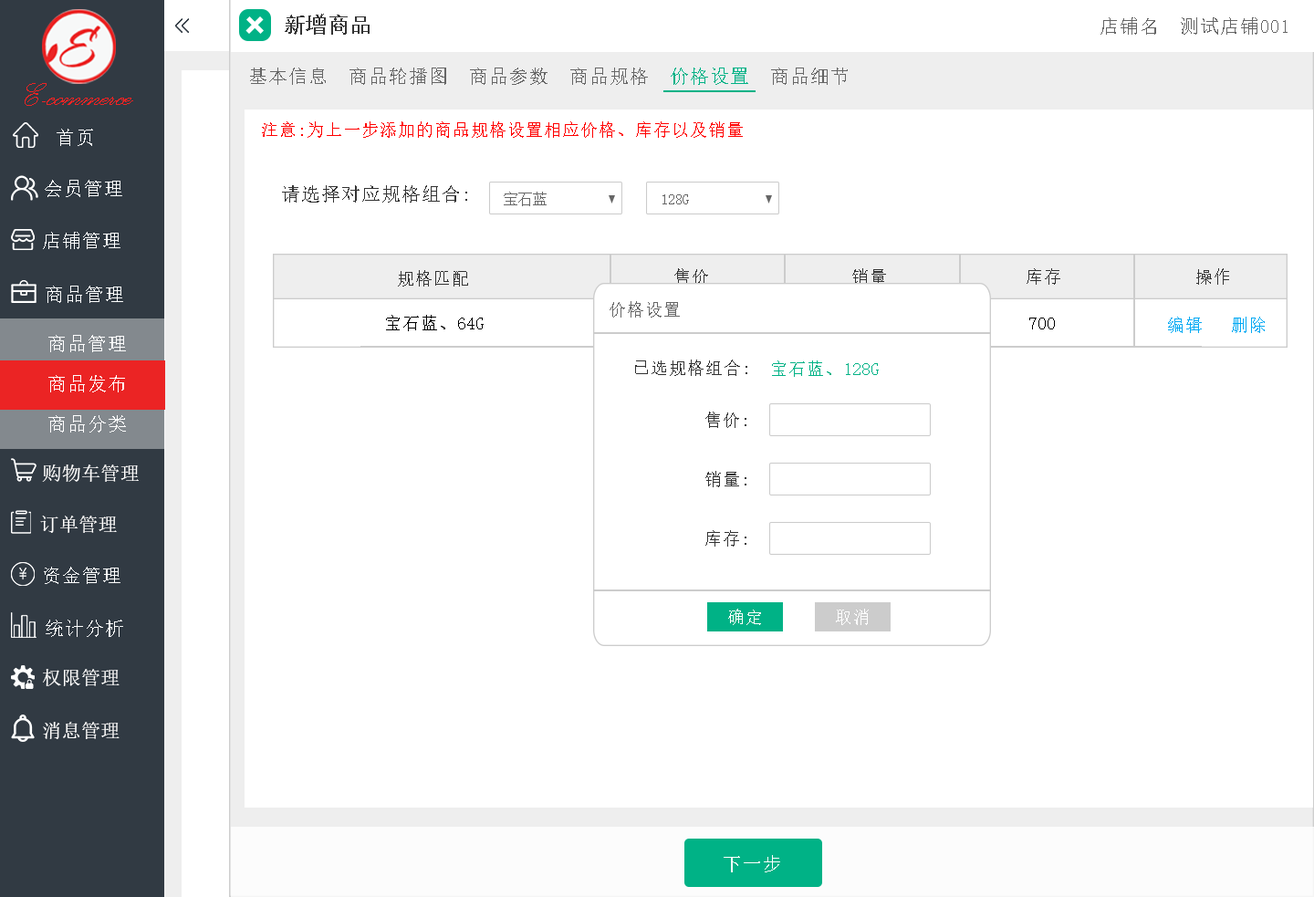
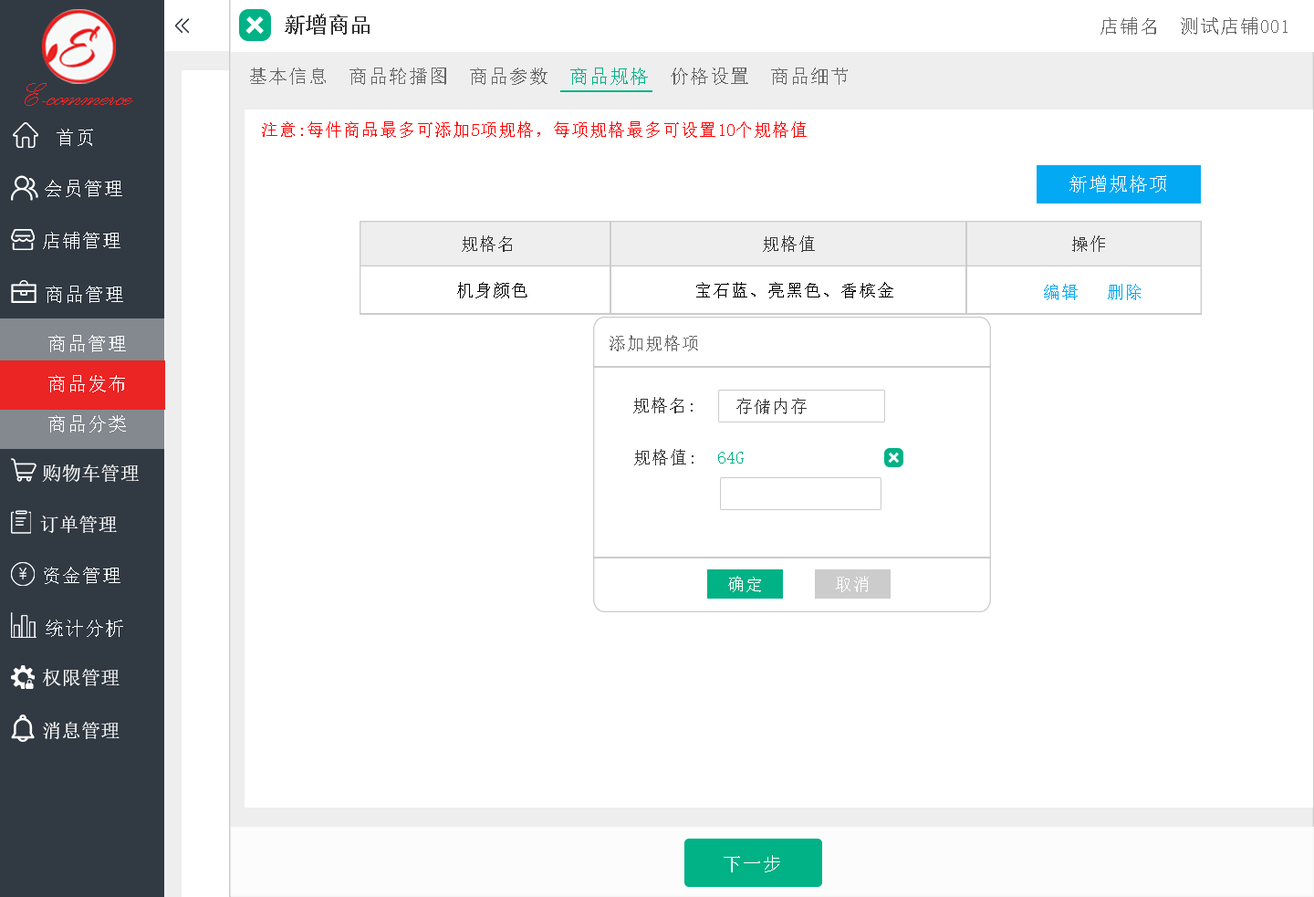
Layer changes from the first 1314 x 897 image to the second:
showed group "商品规格" (39 layers) over [272, 67, 1288, 647]
hid group "价格设置" (1st of 2, in "主题内容" › "弹框") (50 layers) over [272, 67, 1288, 647]
